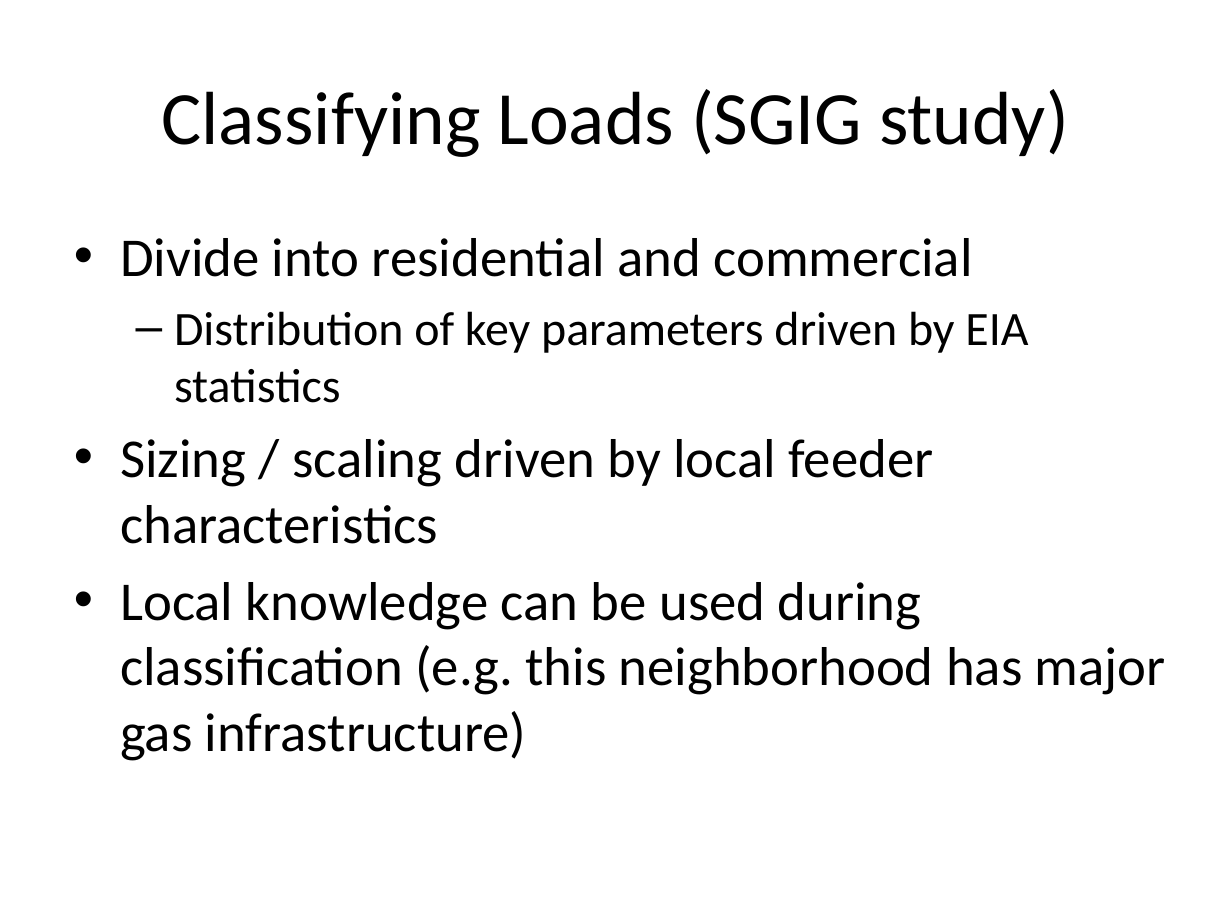
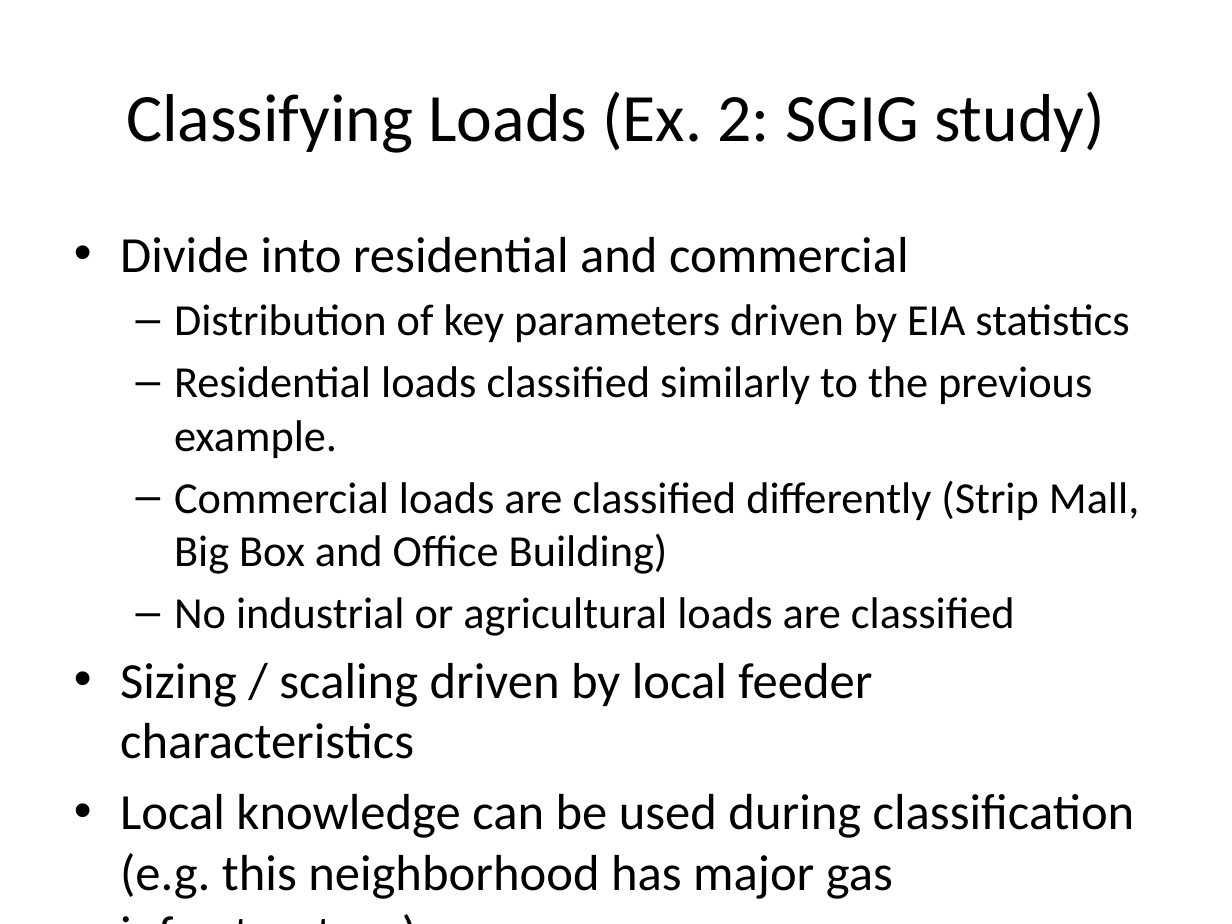
Before and after one commit to gridlab-d/course, a slide deck: slide 24 of ThreeDayCourse_v22/Day3/5.0 - ConvertingFeeders.pptx (slide 23 before the commit). Drawn at 1232x924 pixels with LibreOffice and Linux fonts; fonts in the diff are those of the drawing. Boxes give left, top, right and bottom in pixels: in the first picture for what was removed or moved away, otherwise in the second. Text is boxed around its words. In the diff, an @@ line names an element or a change of style, - is before the commit and + after.

```diff
--- a/ThreeDayCourse_v22/Day3/5.0 - ConvertingFeeders.pptx
+++ b/ThreeDayCourse_v22/Day3/5.0 - ConvertingFeeders.pptx
@@ title at box(126, 91, 1105, 153): text changed; size 44 to 39.6 pt @@
-Classifying Loads (SGIG study)
+Classifying Loads (Ex. 2: SGIG study)
@@ text at box(120, 237, 1135, 899): size 32 to 29.6 pt in "Divide into residential and commercial", "Sizing / scaling driven by local feeder ...", "Local knowledge can be used during classification ..."; size 28 to 25.9 pt in "Distribution of key parameters driven by EIA ..." @@
@@ text at box(174, 366, 1139, 636): paragraphs added @@
+  – Residential loads classified similarly to the previous example.
+  – Commercial loads are classified differently (Strip Mall, Big Box and Office Building)
+  – No industrial or agricultural loads are classified
```
Also in this commit, not shown: 9 other slides changed, 1 slide added.
